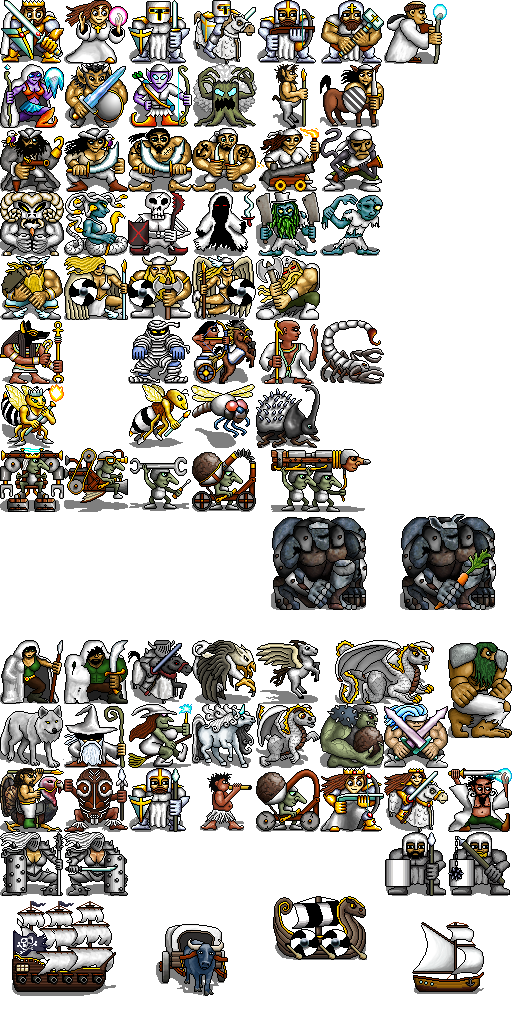
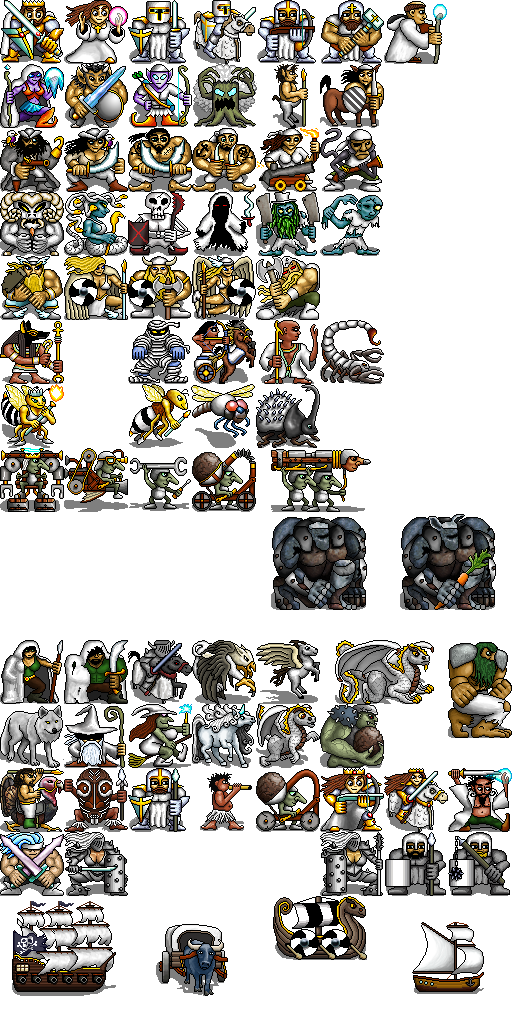
Comparing the layer stacks of the two 512x1024 images. Changes:
painted on "Colour" over [1, 714, 447, 895]
painted on "Detail" over [0, 704, 448, 896]
painted on "Shadow" over [0, 748, 429, 896]
showed "Black", painted on it over [0, 17, 495, 987]
